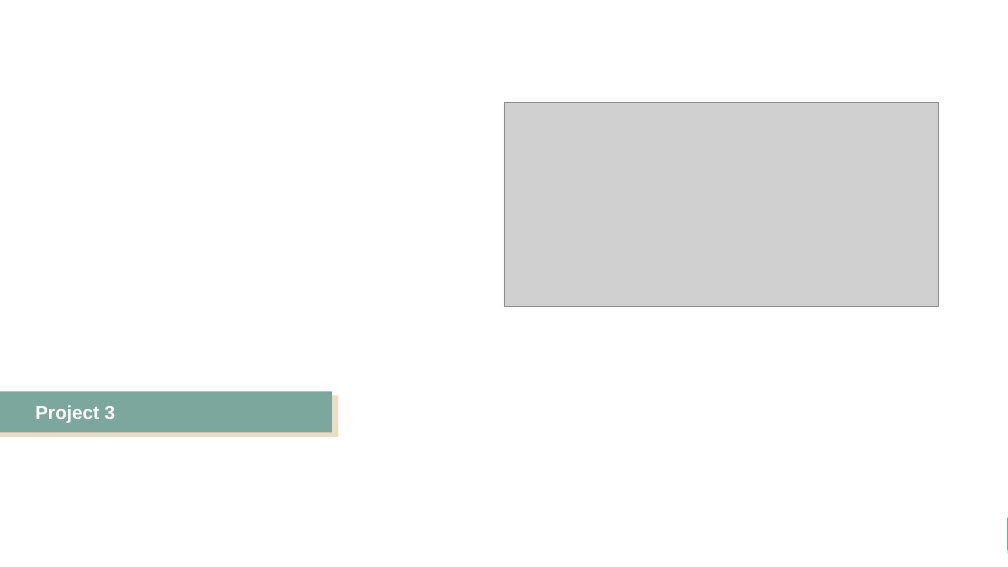
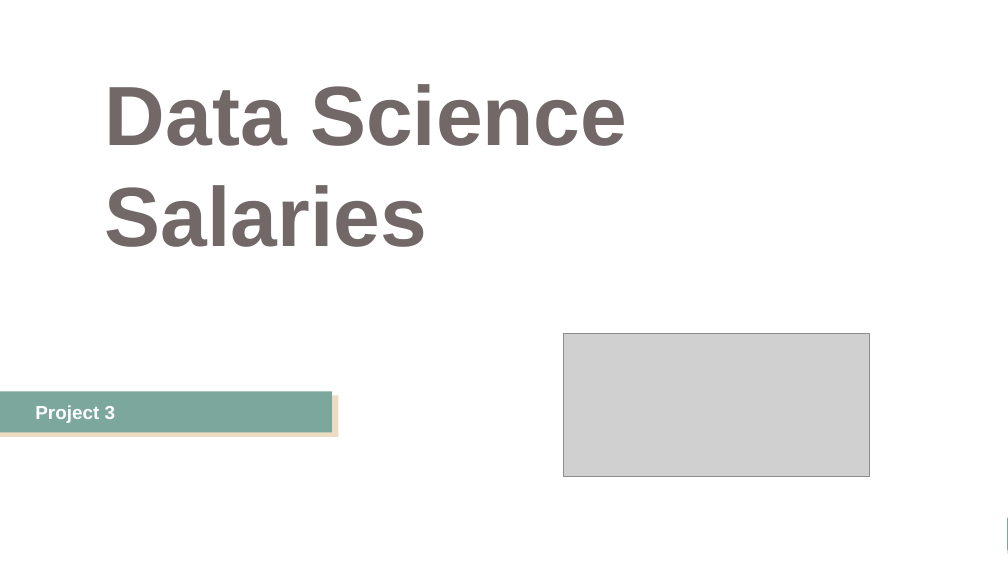
Before and after one commit to K-Mulholland/DataScience_Salaries, a slide deck: slide 1 of DataScience_Salaries.pptx. Drawn at 1008x567 pixels with LibreOffice and Linux fonts; fonts in the diff are those of the drawing; grey boxes stand for pictures. Boxes give left, top, right and bottom in pixels: in the first picture for what was removed or moved away, otherwise in the second. Text is boxed around its words. In the diff, an @@ line names an element or a change of style, - is before the commit and + after.

```diff
--- a/DataScience_Salaries.pptx
+++ b/DataScience_Salaries.pptx
@@ text added at [105,84,627,247], 80 pt, text #726868, bold @@
+Data Science Salaries
@@ picture: place and size @@
-picture at [504,103,939,306]
+picture at [563,333,870,477]
```
Also in this commit, not shown: 6 other slides changed, 7 slides added, 13 slides removed, 35 other files.
